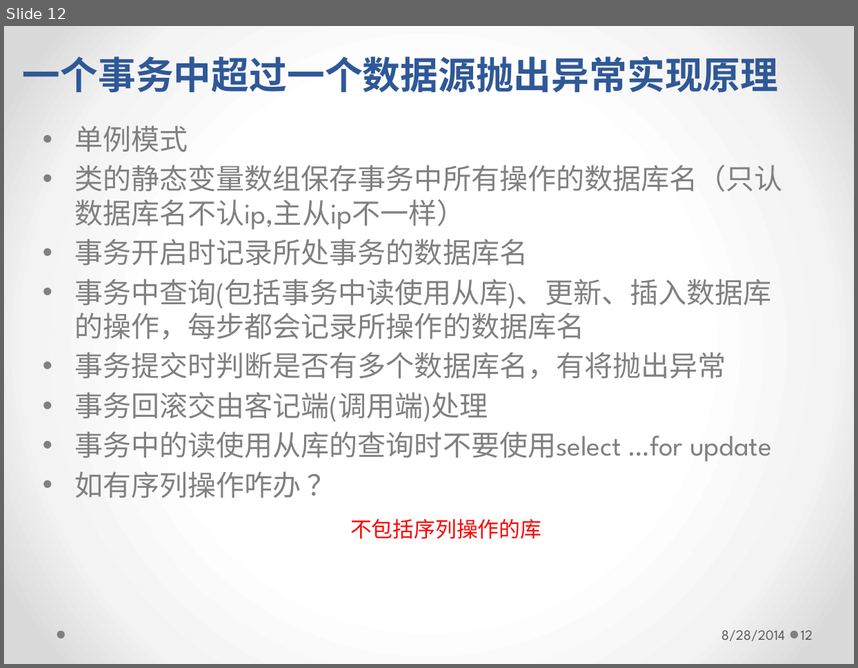
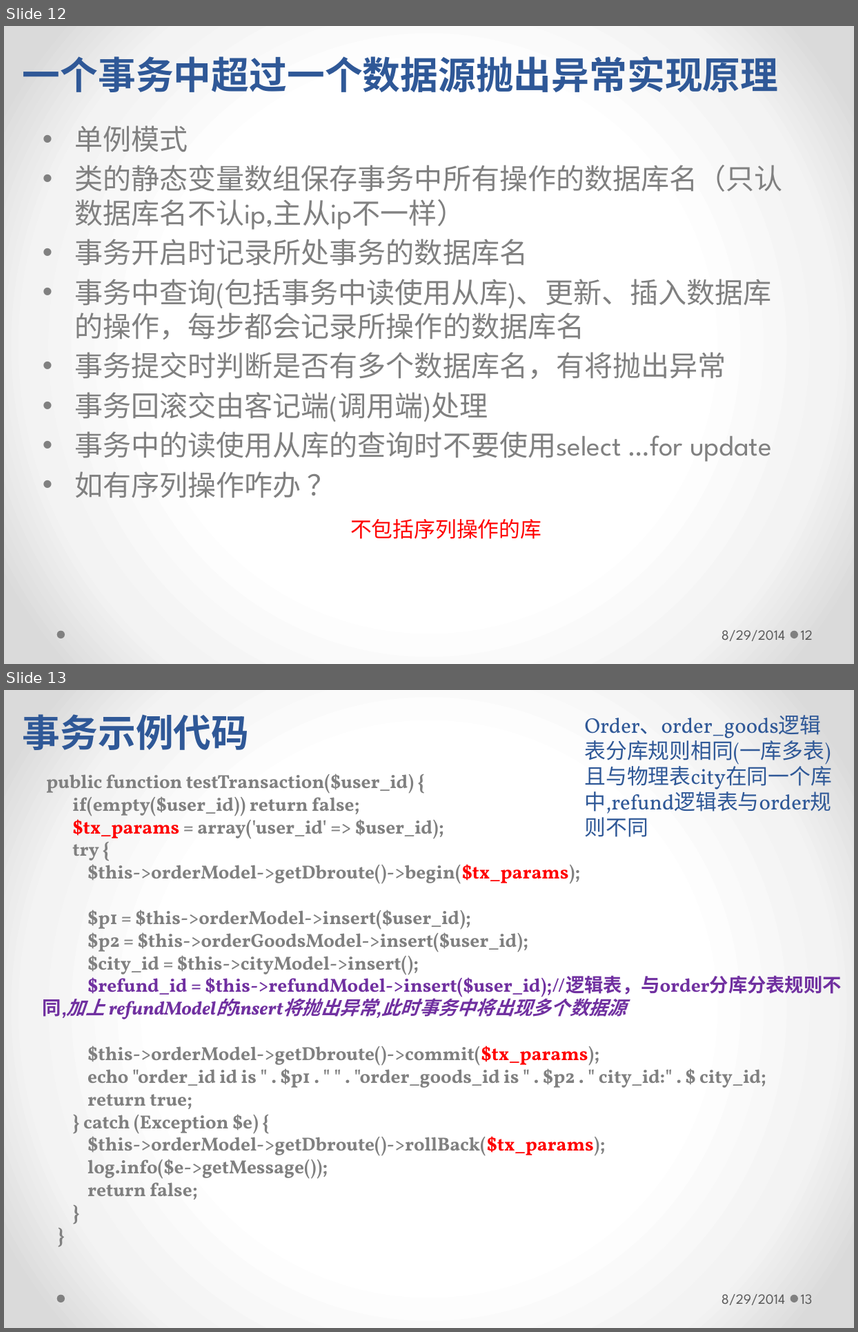
Before and after one commit to longhaisheng/dbroute, a slide deck: dbroute.pptx. Shown one above the other, each under a label of ours: slide 12 before the commit, slides 12 and 13 after it. The pictures are 858x668 and 858x1332 pixels, drawn with LibreOffice and Linux fonts; fonts in the diff are those of the drawing. Boxes give left, top, right and bottom in pixels: in the first picture for what was removed or moved away, otherwise in the second. Text is boxed around its words. In the diff, an @@ line names an element or a change of style, - is before the commit and + after.

```diff
--- a/dbroute.pptx
+++ b/dbroute.pptx
@@ slide 13 added at (4, 690, 854, 1328), background gradient #FFFFFF to #F4F4F4 to #DADADA; not listed: 2 template elements that a slide beside it also shows @@
@@ text added at (23, 714, 250, 750), 32 pt, text #2F5897, bold @@
+事务示例代码
@@ text added at (585, 715, 832, 789), 18 pt, text #2F5897 @@
+Order、order_goods逻辑表分库规则相同(一库多表)且与物理表city在同一个库中,refund逻辑表与order规则不同
@@ text added at (46, 773, 841, 1199), 16 pt, text #808080, bold @@
+public function testTransaction($user_id) {
+if(empty($user_id)) return false;
+$tx_params = array('user_id' => $user_id);
+try {
+$this->orderModel->getDbroute()->begin($tx_params);
+$p1 = $this->orderModel->insert($user_id);
+$p2 = $this->orderGoodsModel->insert($user_id);
+$city_id = $this->cityModel->insert();
+$refund_id = $this->refundModel->insert($user_id);//逻辑表，与order分库分表规则不同,加上 refundModel的insert将抛出异常,此时事务中将出现多个数据源
+$this->orderModel->getDbroute()->commit($tx_params);
+echo "order_id id is " . $p1 . " " . "order_goods_id is " . $p2 . " city_id:" . $ city_id;
+return true;
+} catch (Exception $e) {
+$this->orderModel->getDbroute()->rollBack($tx_params);
+log.info($e->getMessage());
+return false;
+}
+}
@@ text added at (722, 1294, 785, 1305), 12 pt, text #595959 @@
+8/29/2014
@@ page number added at (801, 1294, 813, 1303), 12 pt, text #595959 @@
+13
@@ slide 12 changed as well @@
@@ text at (722, 630, 785, 641): text changed @@
-8/28/2014
+8/29/2014
```
Also in this commit, not shown: 27 other slides changed.
